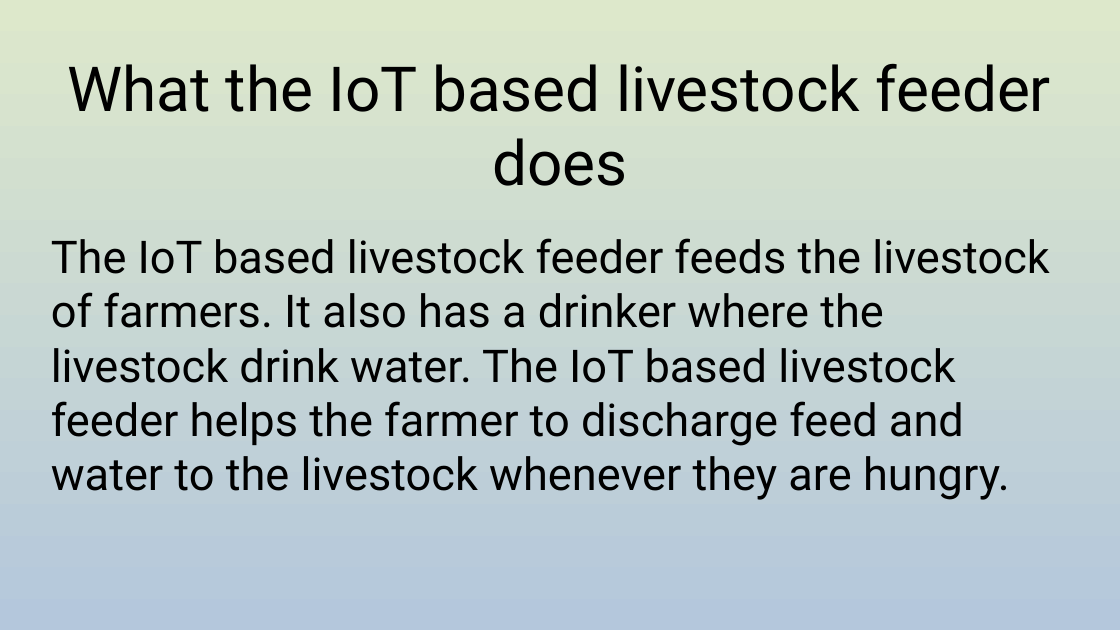
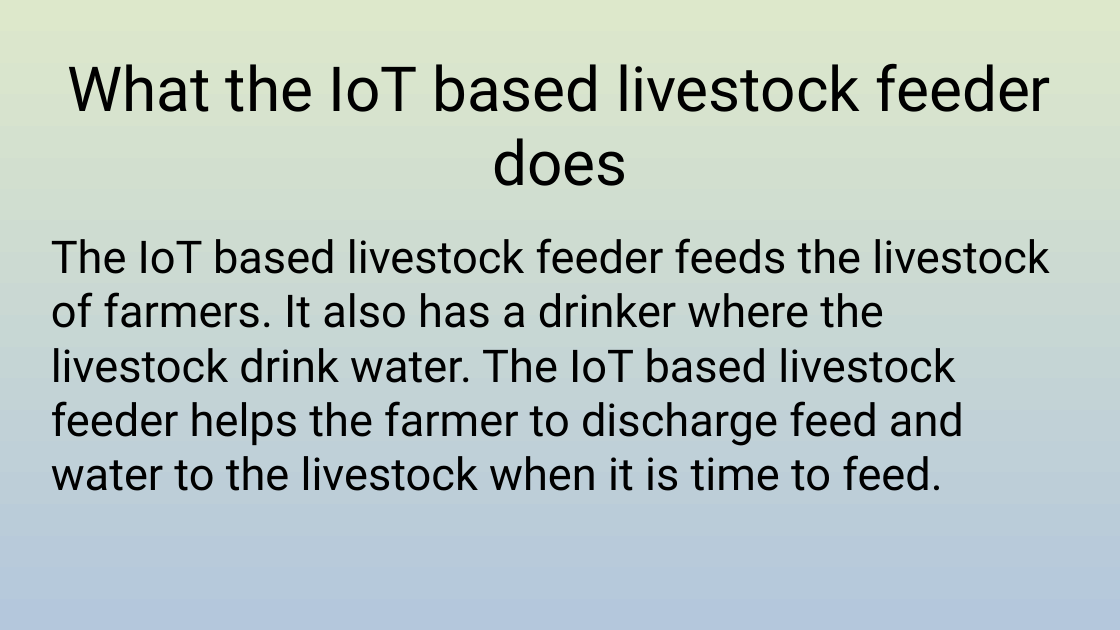
Before and after one commit to Tekipeps/IoT-livestock-feeder, a slide deck: slide 7 of files/presentation.odp (slide 6 before the commit). Drawn at 1120x630 pixels with LibreOffice and Linux fonts; fonts in the diff are those of the drawing. Boxes give left, top, right and bottom in pixels: in the first picture for what was removed or moved away, otherwise in the second. Text is boxed around its words. In the diff, an @@ line names an element or a change of style, - is before the commit and + after.

Commit message:
Update slides

```diff
--- a/files/presentation.odp
+++ b/files/presentation.odp
@@ text at bbox=[51, 238, 1049, 491]: text changed @@
-The IoT based livestock feeder feeds the livestock of farmers. It also has a drinker where the livestock drink water. The IoT based livestock feeder helps the farmer to discharge feed and water to the livestock whenever they are hungry.
+The IoT based livestock feeder feeds the livestock of farmers. It also has a drinker where the livestock drink water. The IoT based livestock feeder helps the farmer to discharge feed and water to the livestock when it is time to feed.
```
Also in this commit, not shown: 2 other slides changed, 1 slide added, 1 other file.
